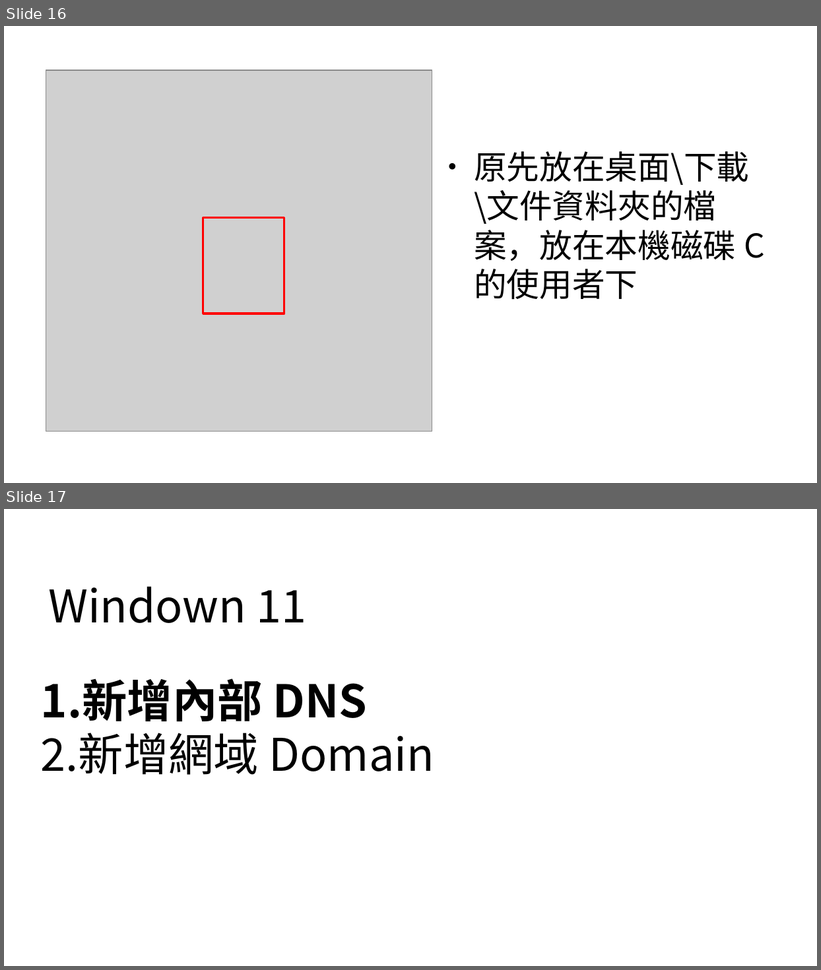
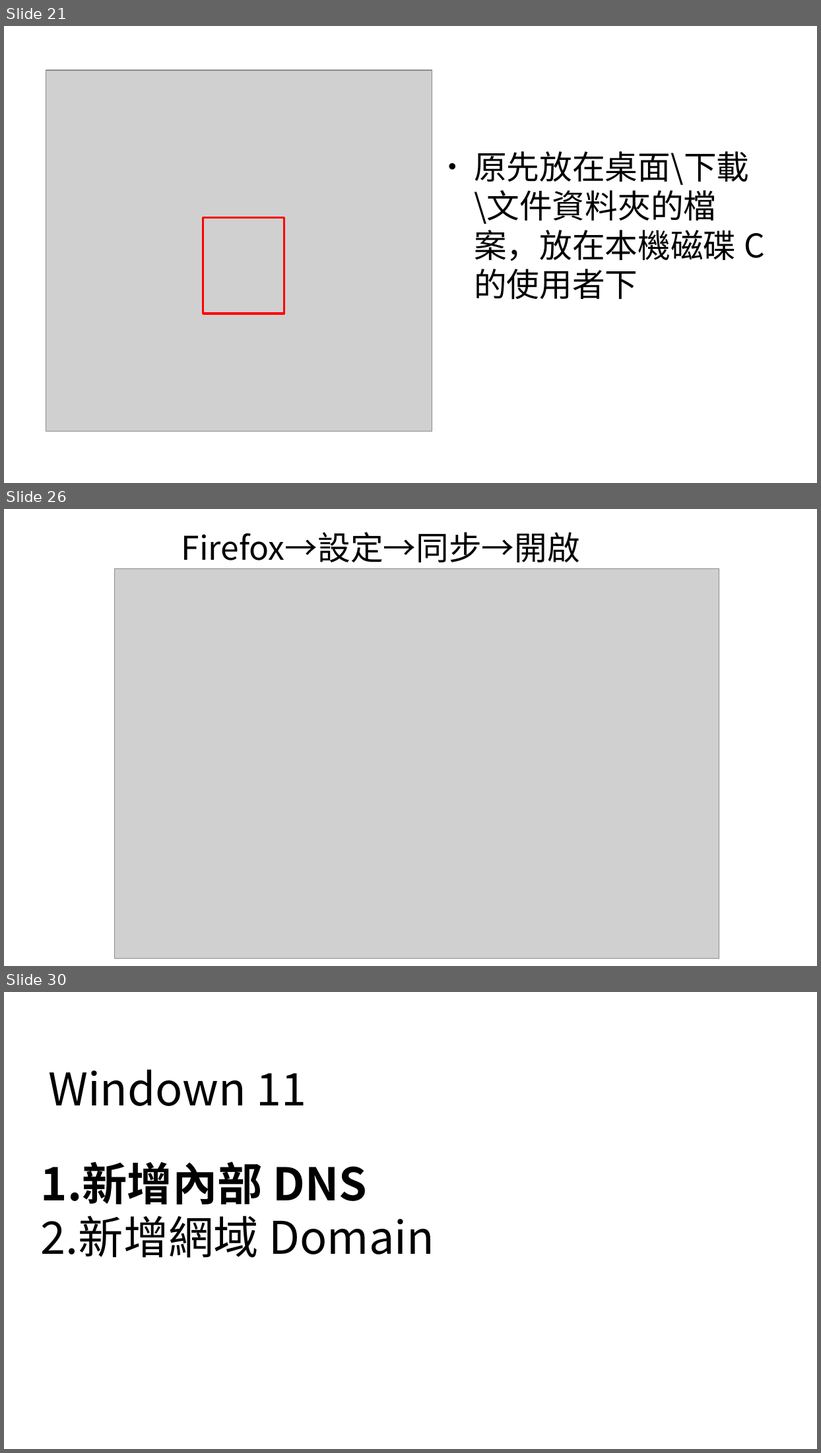
Before and after one commit to sealbook/125, a slide deck: DNS & domain.odp. Shown one above the other, each under a label of ours: slides 16 and 17 before the commit, slides 21, 26 and 30 after it; the slides between them are not shown. The pictures are 821x970 and 821x1453 pixels, drawn with LibreOffice and Linux fonts; fonts in the diff are those of the drawing; grey boxes stand for pictures. Boxes give left, top, right and bottom in pixels: in the first picture for what was removed or moved away, otherwise in the second. Text is boxed around its words. In the diff, an @@ line names an element or a change of style, - is before the commit and + after.

```diff
--- a/DNS & domain.odp
+++ b/DNS & domain.odp
@@ slide 26 added at bbox=[4, 509, 817, 966], background #FFFFFF @@
@@ title added at bbox=[182, 532, 580, 562], 32 pt, text #000000 @@
+Firefox→設定→同步→開啟
@@ picture added at bbox=[115, 569, 719, 959] @@
@@ what was slide 16 is now slide 21 @@
@@ what was slide 17 is now slide 30 @@
```
Also in this commit, not shown: 10 slides changed, 12 other slides added, 2 other files.
